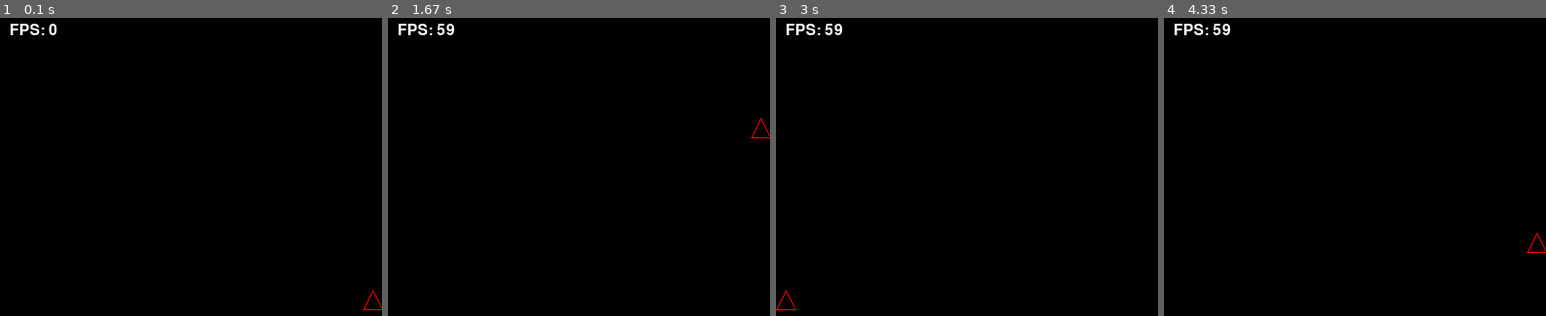
Above: before the commit, frames 1-4 (left to right).
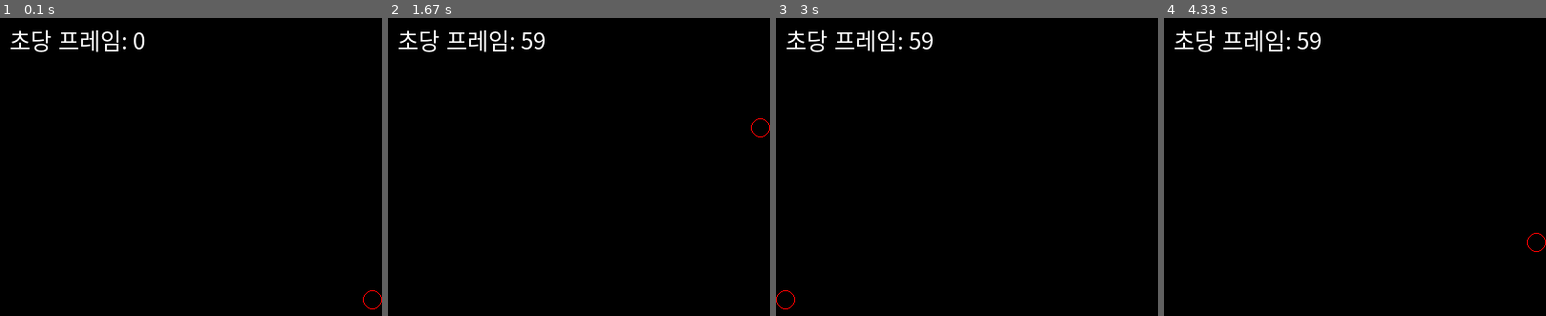
Above: after the commit, the same moments.

Repository: 20260200-htw/my-first-game
Game: pygame game, started from hello_pygame.py
Two runs of this game, one before a commit and one after it. Both use one fixed random seed, a clock stepped at 60 frames per second and the inputs below.
Inputs:
- Up to frame 1 (0.1 s): no input
- Up to frame 2 (1.67 s): hold Right 0.33-0.8 s; hold Up 0.83-1.13 s
- Up to frame 3 (3 s): hold Left 1.67-2.2 s; hold Down 2.23-2.53 s; hold Left 2.57-2.97 s
- Up to frame 4 (4.33 s): hold Up 3-3.37 s; hold Right 3.4-4.03 s; hold Down from 4.07 s (still down)

The runs differ from the first frame. In frame 1, 1.1% of the frame differs, in the area x 2-100%, y 1-99%; in frame 2, 1.2%; in frame 3, 1.2%, in the area x 0-41%, y 1-99%; in frame 4, 1.2%.

Commit message:
11th commit - korean font

Diff:
--- a/hello_pygame.py
+++ b/hello_pygame.py
@@ -6,8 +6,11 @@
 WHITE = (0, 0, 0)
 BLUE = (255, 0, 0)
 clock = pygame.time.Clock()
-font = pygame.font.Font(None, 24)
-SIZE = 10
+
+# 한국어를 지원하는 폰트를 사용
+font = pygame.font.SysFont("malgun gothic", 24)
+
+RADIUS = 10
 circle_x = 400
 circle_y = 300
 running = True
@@ -24,21 +27,13 @@
         circle_y -= 10
     if keys[pygame.K_DOWN]:
         circle_y += 10
-    circle_x = max(SIZE, min(circle_x, 400 - SIZE))
-    circle_y = max(SIZE, min(circle_y, 400 - SIZE))
+    circle_x = max(RADIUS, min(circle_x, 400 - RADIUS))
+    circle_y = max(RADIUS, min(circle_y, 400 - RADIUS))
     screen.fill(WHITE)
-
-    # AI로 작성된 주석입니다. 삼각형의 세 꼭짓점 좌표 계산 (중심 기준 위쪽/좌하/우하)
-    triangle_points = [
-        (circle_x, circle_y - SIZE),
-        (circle_x - SIZE, circle_y + SIZE),
-        (circle_x + SIZE, circle_y + SIZE)
-    ]
-    # AI로 작성된 주석입니다. pygame.draw.polygon 으로 삼각형 그리기, 마지막 숫자(1) = 테두리 두께
-    pygame.draw.polygon(screen, BLUE, triangle_points, 1)
-
+    pygame.draw.circle(screen, BLUE, (circle_x, circle_y), RADIUS, 1)
     fps = int(clock.get_fps())
-    fps_text = font.render(f"FPS: {fps}", True, (255, 255, 255))
+    # fps -> 초당 프레임
+    fps_text = font.render(f"초당 프레임: {fps}", True, (255, 255, 255))
     screen.blit(fps_text, (10, 10))
     pygame.display.flip()
     clock.tick(60)
